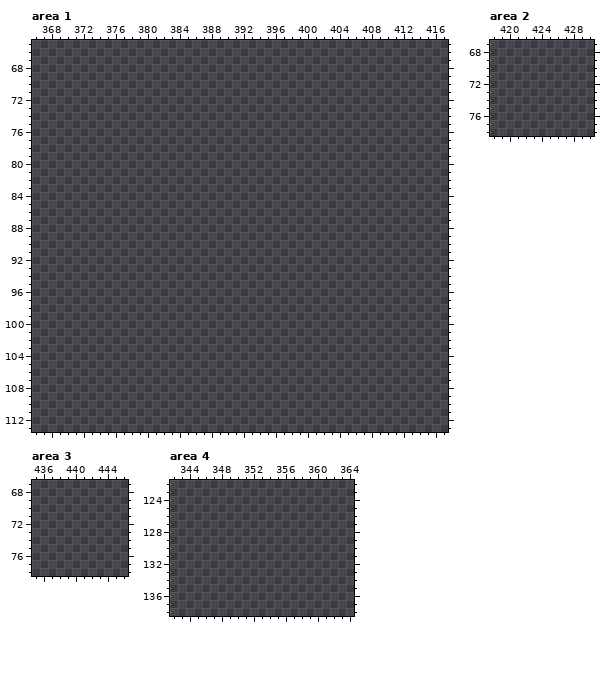
Two states of a pixel-art file, waterborn/GameData/Asset/Graphism/Texture/test/test_texture_1.aseprite. Above, as it was before the edit.
512x512 pixels, 1 frame. Colours within 5 levels of each other are drawn and written as one. Shown: area 1: x 366..417, y 65..113; area 2: x 418..430, y 67..78; area 3: x 435..446, y 67..78; area 4: x 342..364, y 122..138. The commit also changed other parts of the picture, which this record leaves out.
Palette (. is transparent): 
Pixels before, area 1 (only the part around the change), first column x 366:
 65 ....................................................
 66 ....................................................
 67 ....................................................
 68 ....................................................
 69 ....................................................
 70 ....................................................
 71 ....................................................
 72 ....................................................
 73 ....................................................
 74 ....................................................
 75 ....................................................
 76 ....................................................
 77 ....................................................
 78 ....................................................
 79 ....................................................
 80 ....................................................
 81 ....................................................
 82 ....................................................
 83 ....................................................
 84 ....................................................
 85 ....................................................
 86 ....................................................
 87 ....................................................
 88 ....................................................
 89 ....................................................
 90 ....................................................
 91 ....................................................
 92 ....................................................
 93 ....................................................
 94 ....................................................
 95 ....................................................
 96 ....................................................
 97 ....................................................
 98 ....................................................
 99 ....................................................
100 ....................................................
101 ....................................................
102 ....................................................
103 ....................................................
104 ....................................................
105 ....................................................
106 ....................................................
107 ....................................................
108 ....................................................
109 ....................................................
110 ....................................................
111 ....................................................
112 ....................................................
113 ....................................................
And afterwards:
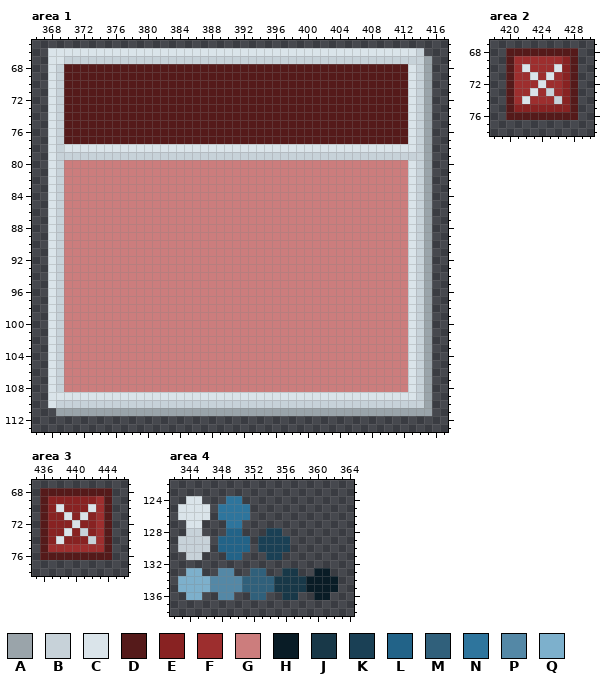
Colours new in this view: A #9aa4aa  B #c7d2d9  C #dae4ea  D #551a1a  E #882222  F #9d2e2e  G #cc7d7d  H #091c26  J #183848  K #1a4055  L #226388  M #30607b  N #2e759d  P #5488a6  Q #7db0cc
From old to new:
Changed rows in their new state; - is an unchanged pixel.
Area 1:
first column x 368:
 66 CCCCCCCCCCCCCCCCCCCCCCCCCCCCCCCCCCCCCCCCCCCCCCB-
 67 CCBBBBBBBBBBBBBBBBBBBBBBBBBBBBBBBBBBBBBBBBBBBBBA
 68 CBDDDDDDDDDDDDDDDDDDDDDDDDDDDDDDDDDDDDDDDDDDDCBA
 69 CBDDDDDDDDDDDDDDDDDDDDDDDDDDDDDDDDDDDDDDDDDDDCBA
 70 CBDDDDDDDDDDDDDDDDDDDDDDDDDDDDDDDDDDDDDDDDDDDCBA
 71 CBDDDDDDDDDDDDDDDDDDDDDDDDDDDDDDDDDDDDDDDDDDDCBA
 72 CBDDDDDDDDDDDDDDDDDDDDDDDDDDDDDDDDDDDDDDDDDDDCBA
 73 CBDDDDDDDDDDDDDDDDDDDDDDDDDDDDDDDDDDDDDDDDDDDCBA
 74 CBDDDDDDDDDDDDDDDDDDDDDDDDDDDDDDDDDDDDDDDDDDDCBA
 75 CBDDDDDDDDDDDDDDDDDDDDDDDDDDDDDDDDDDDDDDDDDDDCBA
 76 CBDDDDDDDDDDDDDDDDDDDDDDDDDDDDDDDDDDDDDDDDDDDCBA
 77 CBDDDDDDDDDDDDDDDDDDDDDDDDDDDDDDDDDDDDDDDDDDDCBA
 78 CBCCCCCCCCCCCCCCCCCCCCCCCCCCCCCCCCCCCCCCCCCCCCBA
 79 CBBBBBBBBBBBBBBBBBBBBBBBBBBBBBBBBBBBBBBBBBBBBBBA
 80 CBGGGGGGGGGGGGGGGGGGGGGGGGGGGGGGGGGGGGGGGGGGGCBA
 81 CBGGGGGGGGGGGGGGGGGGGGGGGGGGGGGGGGGGGGGGGGGGGCBA
 82 CBGGGGGGGGGGGGGGGGGGGGGGGGGGGGGGGGGGGGGGGGGGGCBA
 83 CBGGGGGGGGGGGGGGGGGGGGGGGGGGGGGGGGGGGGGGGGGGGCBA
 84 CBGGGGGGGGGGGGGGGGGGGGGGGGGGGGGGGGGGGGGGGGGGGCBA
 85 CBGGGGGGGGGGGGGGGGGGGGGGGGGGGGGGGGGGGGGGGGGGGCBA
 86 CBGGGGGGGGGGGGGGGGGGGGGGGGGGGGGGGGGGGGGGGGGGGCBA
 87 CBGGGGGGGGGGGGGGGGGGGGGGGGGGGGGGGGGGGGGGGGGGGCBA
 88 CBGGGGGGGGGGGGGGGGGGGGGGGGGGGGGGGGGGGGGGGGGGGCBA
 89 CBGGGGGGGGGGGGGGGGGGGGGGGGGGGGGGGGGGGGGGGGGGGCBA
 90 CBGGGGGGGGGGGGGGGGGGGGGGGGGGGGGGGGGGGGGGGGGGGCBA
 91 CBGGGGGGGGGGGGGGGGGGGGGGGGGGGGGGGGGGGGGGGGGGGCBA
 92 CBGGGGGGGGGGGGGGGGGGGGGGGGGGGGGGGGGGGGGGGGGGGCBA
 93 CBGGGGGGGGGGGGGGGGGGGGGGGGGGGGGGGGGGGGGGGGGGGCBA
 94 CBGGGGGGGGGGGGGGGGGGGGGGGGGGGGGGGGGGGGGGGGGGGCBA
 95 CBGGGGGGGGGGGGGGGGGGGGGGGGGGGGGGGGGGGGGGGGGGGCBA
 96 CBGGGGGGGGGGGGGGGGGGGGGGGGGGGGGGGGGGGGGGGGGGGCBA
 97 CBGGGGGGGGGGGGGGGGGGGGGGGGGGGGGGGGGGGGGGGGGGGCBA
 98 CBGGGGGGGGGGGGGGGGGGGGGGGGGGGGGGGGGGGGGGGGGGGCBA
 99 CBGGGGGGGGGGGGGGGGGGGGGGGGGGGGGGGGGGGGGGGGGGGCBA
100 CBGGGGGGGGGGGGGGGGGGGGGGGGGGGGGGGGGGGGGGGGGGGCBA
101 CBGGGGGGGGGGGGGGGGGGGGGGGGGGGGGGGGGGGGGGGGGGGCBA
102 CBGGGGGGGGGGGGGGGGGGGGGGGGGGGGGGGGGGGGGGGGGGGCBA
103 CBGGGGGGGGGGGGGGGGGGGGGGGGGGGGGGGGGGGGGGGGGGGCBA
104 CBGGGGGGGGGGGGGGGGGGGGGGGGGGGGGGGGGGGGGGGGGGGCBA
105 CBGGGGGGGGGGGGGGGGGGGGGGGGGGGGGGGGGGGGGGGGGGGCBA
106 CBGGGGGGGGGGGGGGGGGGGGGGGGGGGGGGGGGGGGGGGGGGGCBA
107 CBGGGGGGGGGGGGGGGGGGGGGGGGGGGGGGGGGGGGGGGGGGGCBA
108 CBGGGGGGGGGGGGGGGGGGGGGGGGGGGGGGGGGGGGGGGGGGGCBA
109 CCCCCCCCCCCCCCCCCCCCCCCCCCCCCCCCCCCCCCCCCCCCCCBA
110 CBBBBBBBBBBBBBBBBBBBBBBBBBBBBBBBBBBBBBBBBBBBBBBA
111 -AAAAAAAAAAAAAAAAAAAAAAAAAAAAAAAAAAAAAAAAAAAAAAA
Area 2:
first column x 420:
68 DDDDDDDDD
69 DFFFFFFED
70 DFCFFFCED
71 DFFCFCFED
72 DFFFCFFED
73 DFFCFBFED
74 DFCFFFBED
75 DEEEEEEED
76 DDDDDDDDD
Area 3:
first column x 436:
68 DDDDDDDDD
69 DEEEEEEFD
70 DECEEECFD
71 DEECECEFD
72 DEEECEEFD
73 DEECEBEFD
74 DECEEEBFD
75 DFFFFFFFD
76 DDDDDDDDD
Area 4:
first column x 343:
124 -CC---NN------------
125 CCCC-NNNN-----------
126 CCCC-NNNN-----------
127 -CC---NN------------
128 -BB---LL---KK-------
129 BBBB-LLLL-KKKK------
130 BBBB-LLLL-KKKK------
131 -BB---LL---KK-------
133 -QQ--PP--MM--JJ--HH-
134 QQQQPPPPMMMMJJJJHHHH
135 QQQQPPPPMMMMJJJJHHHH
136 -QQ--PP--MM--JJ--HH-
Pixel boxes of the changes (left, top, right, bottom) in both pictures:
added: (48, 48, 432, 416)
added: (506, 48, 578, 120)
added: (40, 488, 112, 560)
added: (178, 496, 338, 600)
